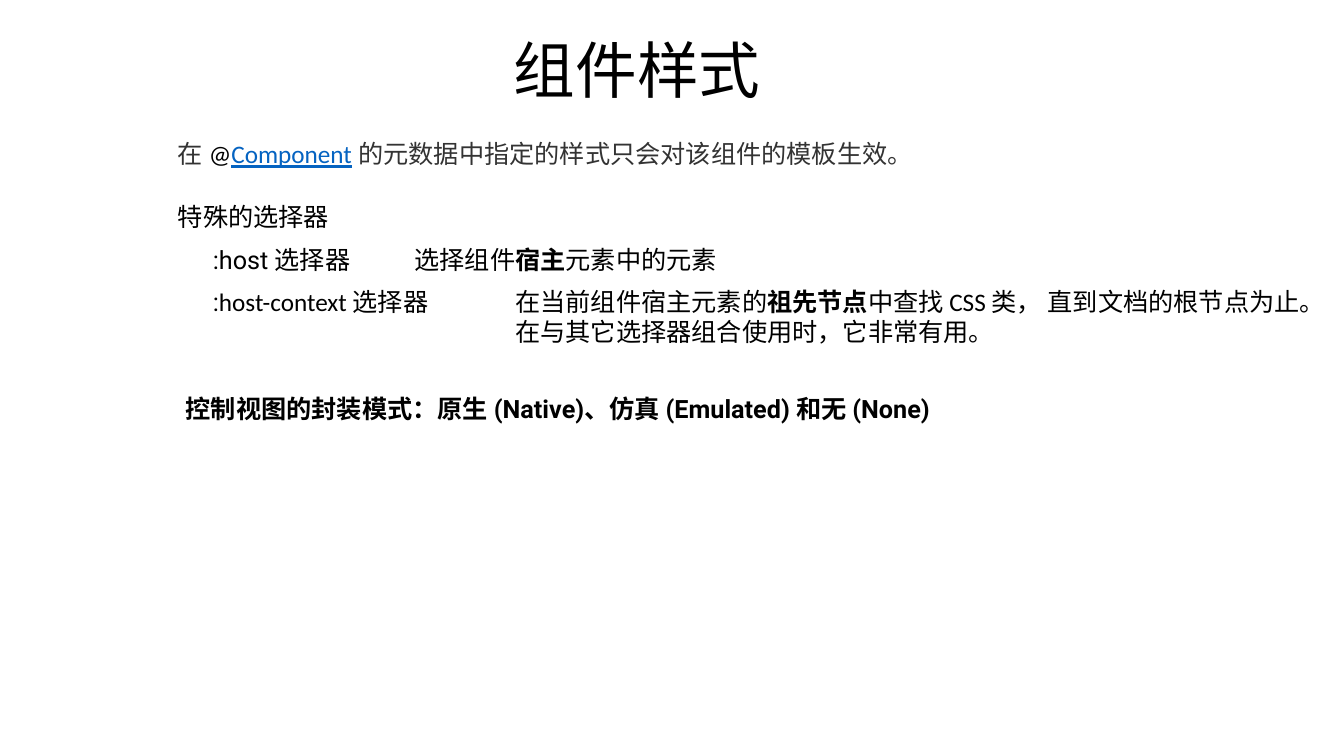
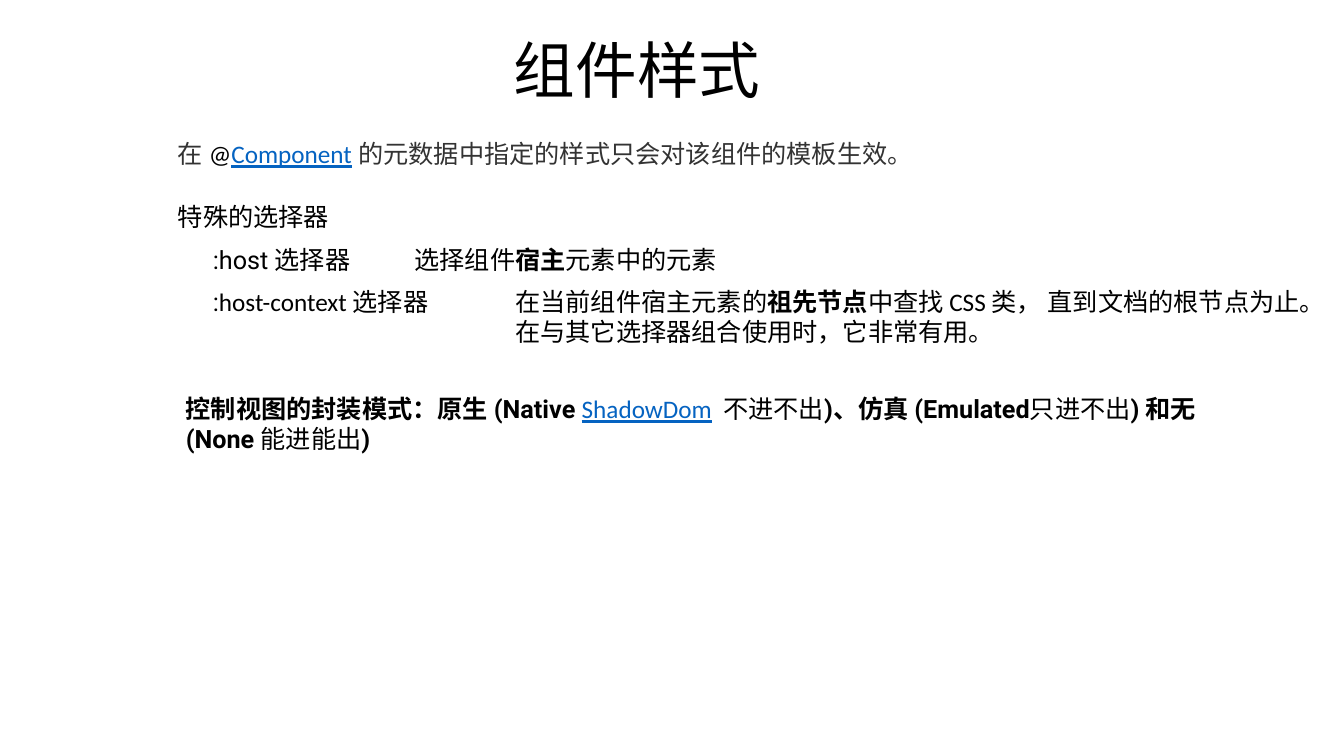
Before and after one commit to FredJiangFei/AngularDemo, a slide deck: slide 5 of Documents/angular.pptx. Drawn at 1344x756 pixels with LibreOffice and Linux fonts; fonts in the diff are those of the drawing. Boxes give left, top, right and bottom in pixels: in the first picture for what was removed or moved away, otherwise in the second. Text is boxed around its words. In the diff, an @@ line names an element or a change of style, - is before the commit and + after.

```diff
--- a/Documents/angular.pptx
+++ b/Documents/angular.pptx
@@ text at (186,396,1196,454): text changed @@
-控制视图的封装模式：原生 (Native)、仿真 (Emulated) 和无 (None)
+控制视图的封装模式：原生 (Native ShadowDom 不进不出)、仿真 (Emulated只进不出) 和无 (None 能进能出)
```
Also in this commit, not shown: 1 slide added, 4 other files.
